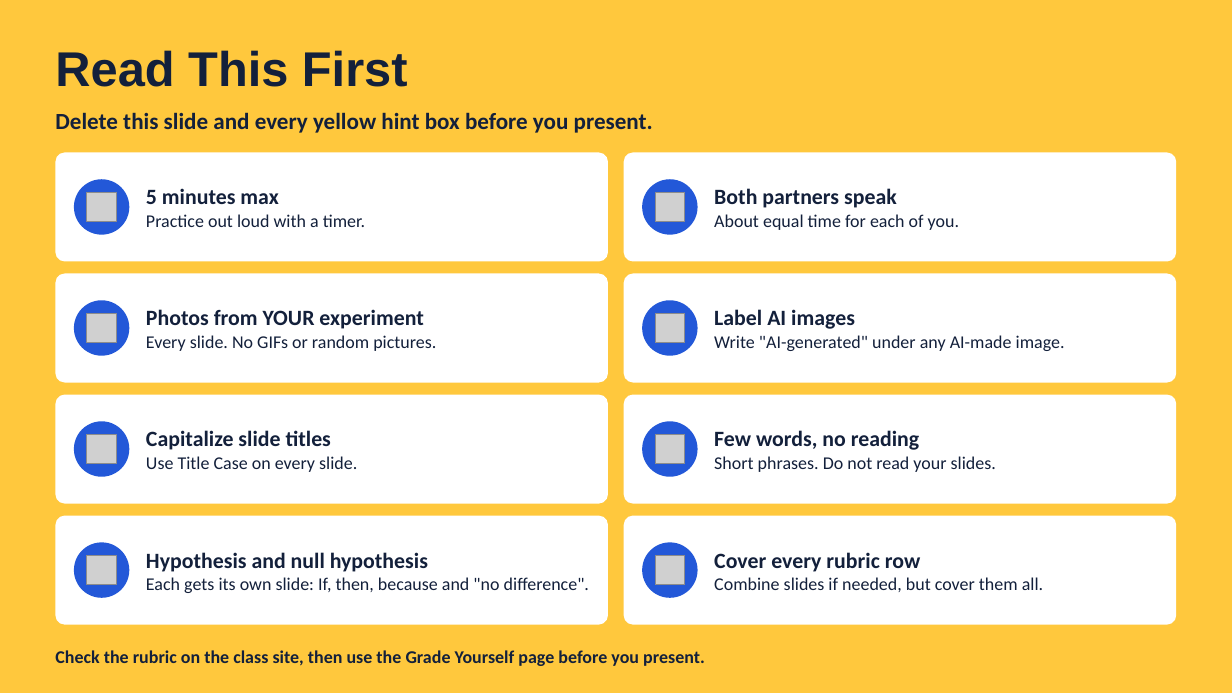
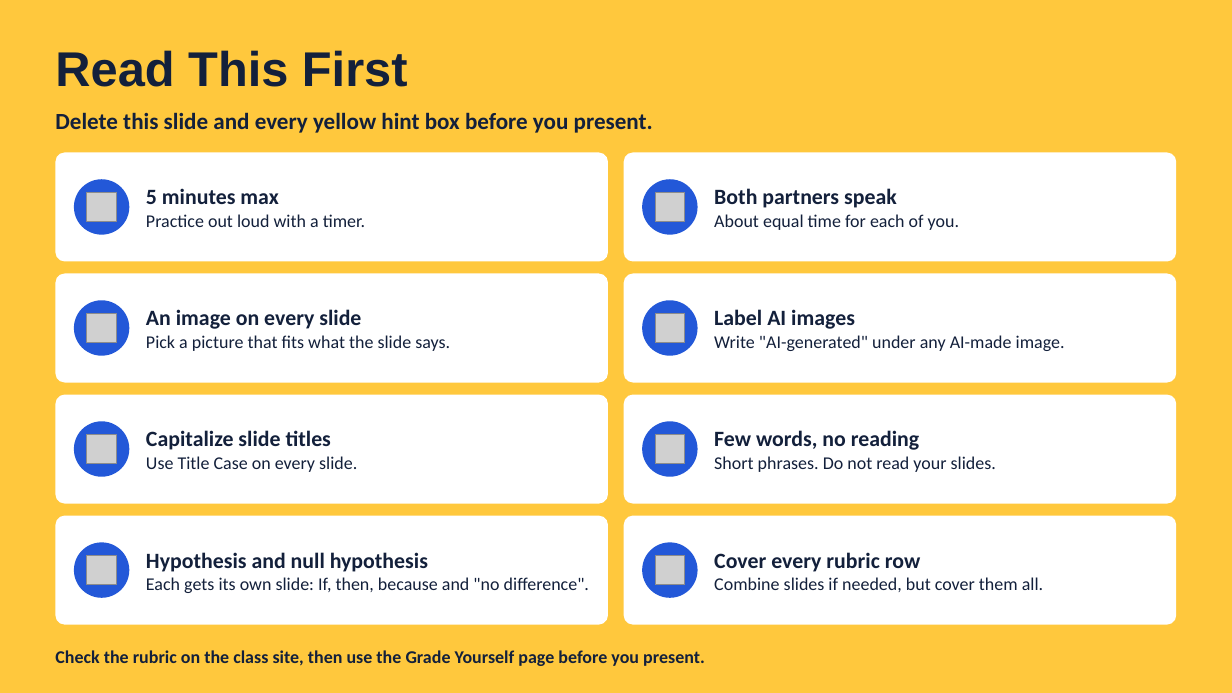
Before and after one commit to rward-prog/tri-1-7thgrade-project, a slide deck: slide 1 of files/Materials_Methods_Slides_Template.pptx. Drawn at 1232x693 pixels with LibreOffice and Linux fonts; fonts in the diff are those of the drawing; grey boxes stand for pictures. Boxes give left, top, right and bottom in pixels: in the first picture for what was removed or moved away, otherwise in the second. Text is boxed around its words. In the diff, an @@ line names an element or a change of style, - is before the commit and + after.

```diff
--- a/files/Materials_Methods_Slides_Template.pptx
+++ b/files/Materials_Methods_Slides_Template.pptx
@@ text at <box>146,309,450,351</box>: text changed @@
-Photos from YOUR experiment
-Every slide. No GIFs or random pictures.
+An image on every slide
+Pick a picture that fits what the slide says.
```
Also in this commit, not shown: 13 other slides changed, 38 other files.
